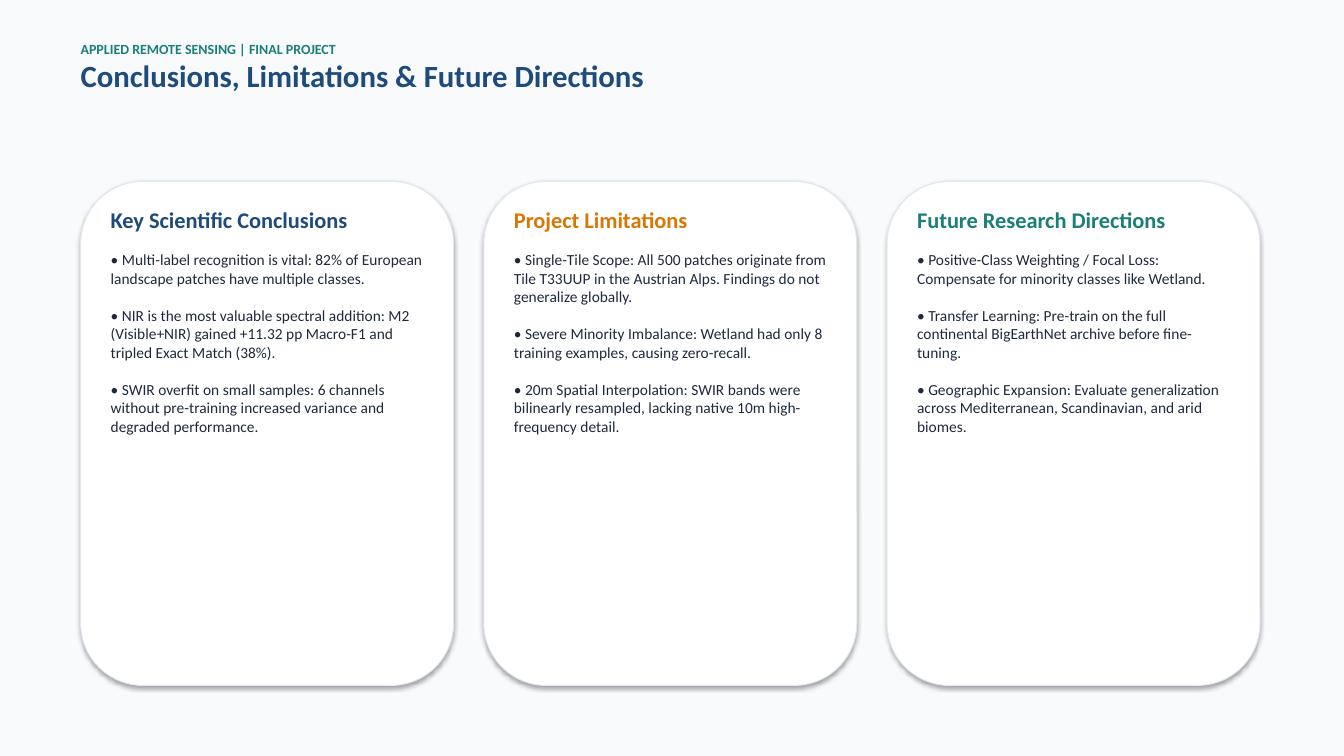
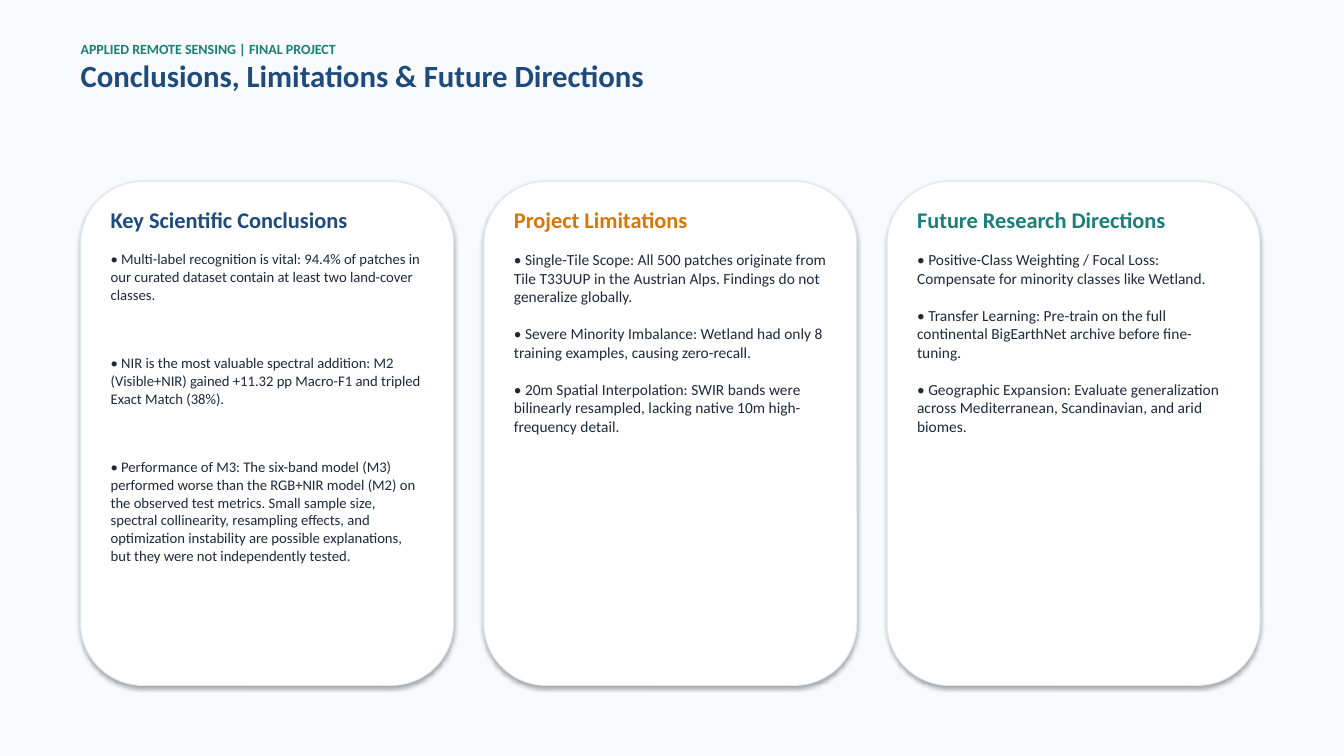
Before and after one commit to mandalasaicharan330-web/Remote-Sensing, a slide deck: slide 10 of presentation/final_project_presentation.pptx. Drawn at 1344x756 pixels with LibreOffice and Linux fonts; fonts in the diff are those of the drawing. Boxes give left, top, right and bottom in pixels: in the first picture for what was removed or moved away, otherwise in the second. Text is boxed around its words. In the diff, an @@ line names an element or a change of style, - is before the commit and + after.

```diff
--- a/presentation/final_project_presentation.pptx
+++ b/presentation/final_project_presentation.pptx
@@ text at <box>111,253,420,564</box>: text changed; size 11 to 10.5 pt @@
-• Multi-label recognition is vital: 82% of European landscape patches have multiple classes.
-• NIR is the most valuable spectral addition: M2 (Visible+NIR) gained +11.32 pp Macro-F1 and tripled Exact Match (38%).
-• SWIR overfit on small samples: 6 channels without pre-training increased variance and degraded performance.
+• Multi-label recognition is vital: 94.4% of patches in our curated dataset contain at least two land-cover classes.
+• NIR is the most valuable spectral addition: M2 (Visible+NIR) gained +11.32 pp Macro-F1 and tripled Exact Match (38%).
+• Performance of M3: The six-band model (M3) performed worse than the RGB+NIR model (M2) on the observed test metrics. Small sample size, spectral collinearity, resampling effects, and optimization instability are possible explanations, but they were not independently tested.
```
Also in this commit, not shown: 3 other slides changed, 21 other files.
